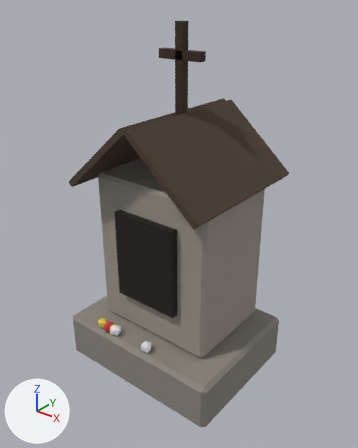
Two versions of the glTF model reckoning/models/town/shrine_1.glb, one commit apart.
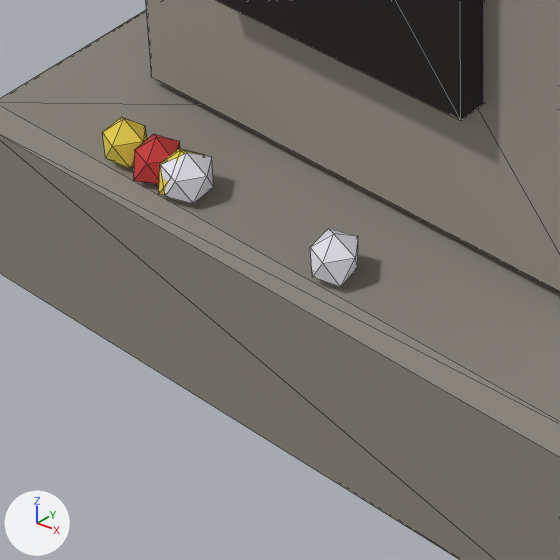
Each version appears first whole from a 50 mm lens placed at (2.78, -3.42, 3.73), pointed at (0.03, 0.02, 1.6), and next in a close-up on the part from 21% to 54% of the width and 65% to 92% of the height. Arrows for +X, +Y and +Z are at lower left; the lights stay in place. The first two pictures are the older version. The close-ups show mesh edges as thin lines. Vertices at exactly the same position are counted once.

Before the edit, the objects in view are built like this:
```python
me_shrine1_cloth = bpy.data.meshes.new('shrine1_cloth')
me_shrine1_cloth.from_pydata(...)  # 60 vertices, 100 faces; spans x -0.517..0.197, y -0.677..-0.564, z 0.485..0.613
me_shrine1_cloth.materials.append(mat_shrine1_cloth)
me_shrine1_soot = bpy.data.meshes.new('shrine1_soot')
me_shrine1_soot.from_pydata(...)  # a box spanning x -0.35..0.35, y -0.47..-0.37, z 0.9..1.8
me_shrine1_soot.materials.append(mat_shrine1_soot)
me_shrine1_stone = bpy.data.meshes.new('shrine1_stone')
me_shrine1_stone.from_pydata(...)  # 48 vertices, 88 faces; spans x -0.9..0.9, y -0.7..0.7, z 0.0..2.1
me_shrine1_stone.materials.append(mat_shrine1_stone)
ob_shrine1_cloth = bpy.data.objects.new('shrine1_cloth', me_shrine1_cloth)
ob_shrine1_cloth.location = (0.0, 0.0, 0.0)
ob_shrine1_soot = bpy.data.objects.new('shrine1_soot', me_shrine1_soot)
ob_shrine1_soot.location = (0.0, 0.0, 0.0)
ob_shrine1_stone = bpy.data.objects.new('shrine1_stone', me_shrine1_stone)
ob_shrine1_stone.location = (0.0, 0.0, 0.0)
```
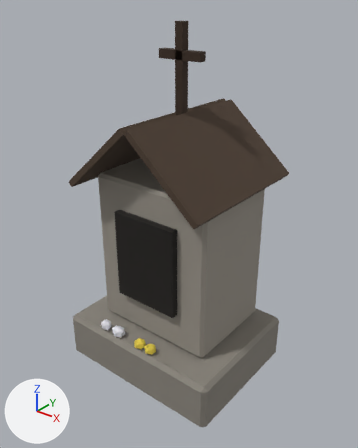
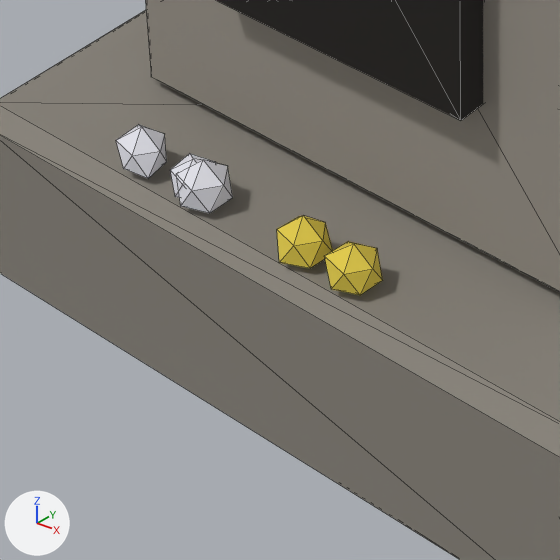
Edits to the bpy script that builds the scene:
```text
Change me_shrine1_cloth:
    used by ob_shrine1_cloth; location = (0.0, 0.0, 0.0)
    remove me_shrine1_cloth.from_pydata(...)  # 60 vertices, 100 faces; spans x -0.517..0.197, y -0.677..-0.564, z 0.485..0.613
    add me_shrine1_cloth.from_pydata(...)  # 60 vertices, 100 faces; spans x -0.463..0.243, y -0.676..-0.567, z 0.489..0.617
    me_shrine1_cloth part 1: 48 of 60 vertices moved; they spanned x -0.517..-0.221, y -0.677..-0.565, z 0.485..0.613 and now span x -0.463..0.243, y -0.675..-0.567, z 0.489..0.617; mean shift (0.175, 0.0, 0.0); largest move (-0.256, -0.648, 0.526) -> (0.235, -0.65, 0.524)
    me_shrine1_cloth part 2: 12 of 60 vertices moved; they spanned x 0.083..0.197, y -0.673..-0.564, z 0.492..0.61 and now span x 0.009..0.107, y -0.676..-0.57, z 0.497..0.615; mean shift (-0.082, -0.001, 0.0); largest move (0.197, -0.62, 0.579) -> (0.107, -0.62, 0.576)
    me_shrine1_cloth part 3: 20 faces centred in x -0.414..-0.327, y -0.664..-0.576, z 0.51..0.588 are repainted in the vertex colours; the middle colour goes from red #c83a3a to white #e8e8f0
    me_shrine1_cloth part 4: 20 faces centred in x 0.092..0.187, y -0.666..-0.572, z 0.512..0.589 are repainted in the vertex colours; the middle colour goes from white #e8e8f0 to yellow #e8d04a
    me_shrine1_cloth part 5: 20 faces centred in x -0.514..-0.421, y -0.664..-0.575, z 0.512..0.59 are repainted in the vertex colours; the middle colour goes from yellow #e8d04a to white #e8e8f0
```

Pixel boxes (x1, y1, x2, y2) of what changed, in the close-ups (560 x 560 px; the box of a moved part takes in the faces that stretch with it):
'shrine1_cloth', reshaped, recoloured: before (102, 117, 358, 287); after (116, 124, 383, 295)
part 1 of me_shrine1_cloth, moved or reshaped: before (102, 117, 214, 204); after (116, 124, 383, 295)
part 2 of me_shrine1_cloth, moved or reshaped: before (310, 228, 358, 287); after (277, 216, 333, 268)
part 3 of me_shrine1_cloth, recoloured: before (134, 134, 180, 184); after (116, 124, 167, 178)
part 4 of me_shrine1_cloth, recoloured: before (310, 228, 358, 287); after (277, 216, 333, 268)
part 5 of me_shrine1_cloth, recoloured: before (102, 117, 147, 168); after (170, 153, 216, 198)
